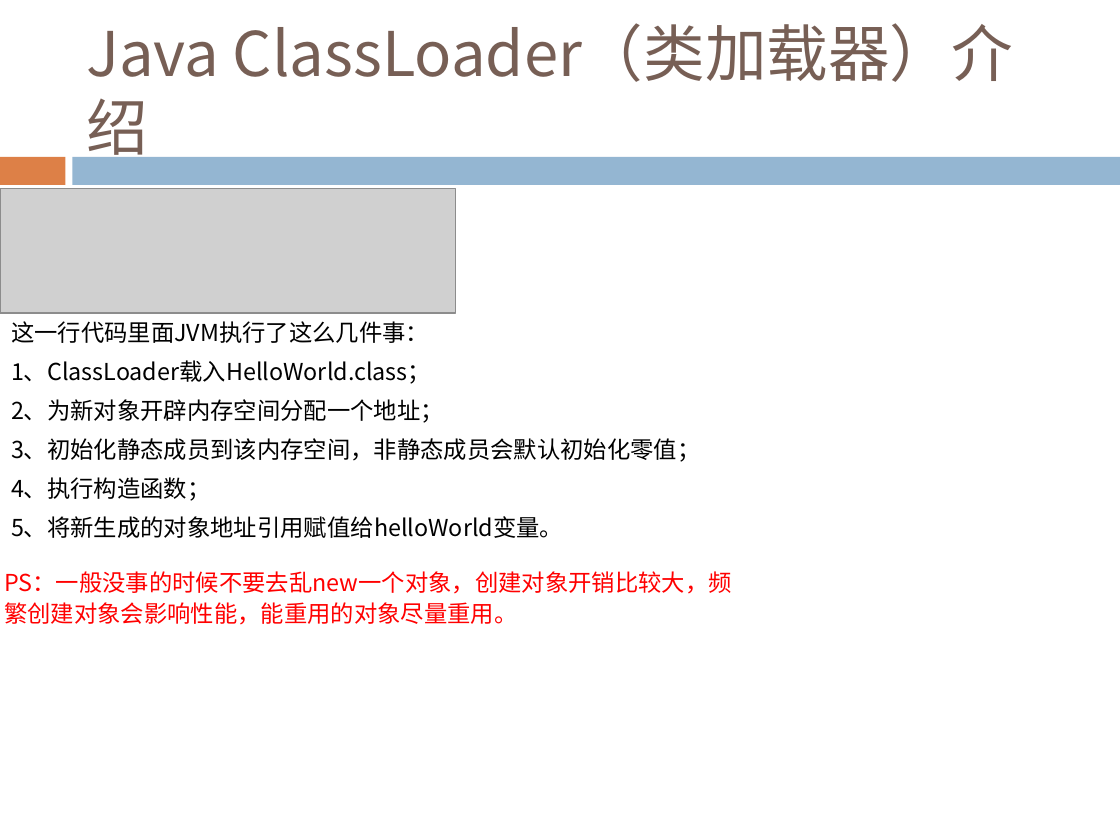
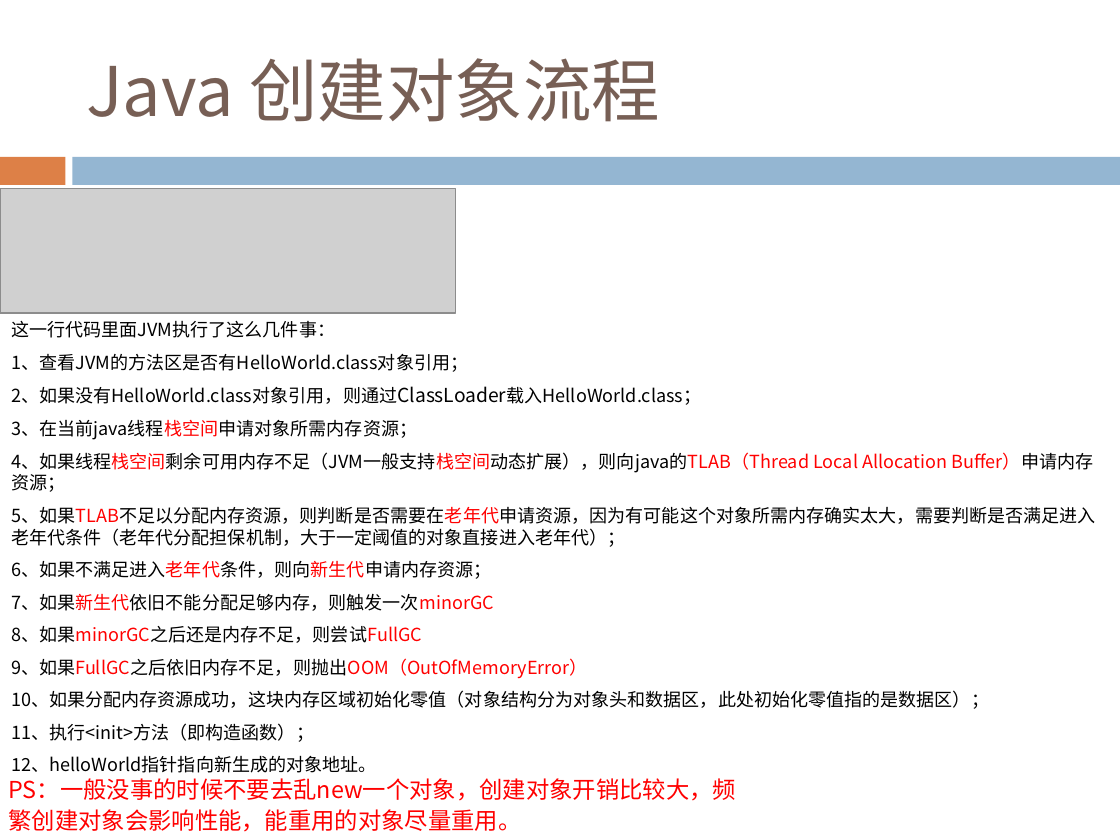
Before and after one commit to Costriod/study, a slide deck: slide 8 of Java基础.pptx. Drawn at 1120x840 pixels with LibreOffice and Linux fonts; fonts in the diff are those of the drawing; grey boxes stand for pictures. Boxes give left, top, right and bottom in pixels: in the first picture for what was removed or moved away, otherwise in the second. Text is boxed around its words. In the diff, an @@ line names an element or a change of style, - is before the commit and + after.

```diff
--- a/Java基础.pptx
+++ b/Java基础.pptx
@@ title at (86,58,660,122): text changed; size 39.6 to 44 pt @@
-Java ClassLoader（类加载器）介绍
+Java 创建对象流程
@@ text at (11,321,335,338): size 15 to 11.6 pt in "这一行代码里面JVM执行了这么几件事：" @@
@@ text at (11,354,1096,742): text changed; size 15 to 11.6 pt @@
-1、ClassLoader载入HelloWorld.class；
-2、为新对象开辟内存空间分配一个地址；
-3、初始化静态成员到该内存空间，非静态成员会默认初始化零值；
-4、执行构造函数；
-5、将新生成的对象地址引用赋值给helloWorld变量。
+1、查看JVM的方法区是否有HelloWorld.class对象引用；
+2、如果没有HelloWorld.class对象引用，则通过ClassLoader载入HelloWorld.class；
+3、在当前java线程栈空间申请对象所需内存资源；
+4、如果线程栈空间剩余可用内存不足（JVM一般支持栈空间动态扩展），则向java的TLAB（Thread Local Allocation Buffer）申请内存资源；
+5、如果TLAB不足以分配内存资源，则判断是否需要在老年代申请资源，因为有可能这个对象所需内存确实太大，需要判断是否满足进入老年代条件（老年代分配担保机制，大于一定阈值的对象直接进入老年代）；
+6、如果不满足进入老年代条件，则向新生代申请内存资源；
+7、如果新生代依旧不能分配足够内存，则触发一次minorGC
+8、如果minorGC之后还是内存不足，则尝试FullGC
+9、如果FullGC之后依旧内存不足，则抛出OOM（OutOfMemoryError）
+10、如果分配内存资源成功，这块内存区域初始化零值（对象结构分为对象头和数据区，此处初始化零值指的是数据区）；
+11、执行<init>方法（即构造函数）；
+12、helloWorld指针指向新生成的对象地址。
@@ text "PS：一般没事的时候不要去乱new一个对象，创建对象开销比较大，频繁创建对象会影响性能，能重用的对象尽量重用。": place and size @@
-text "PS：一般没事的时候不要去乱new一个对象，创建对象开销比较大，频繁创建对象会影响性能，能重用的对象尽量重用。" at (4,571,732,625)
+text "PS：一般没事的时候不要去乱new一个对象，创建对象开销比较大，频繁创建对象会影响性能，能重用的对象尽量重用。" at (8,778,736,832)
```
Also in this commit, not shown: 2 other slides changed.
